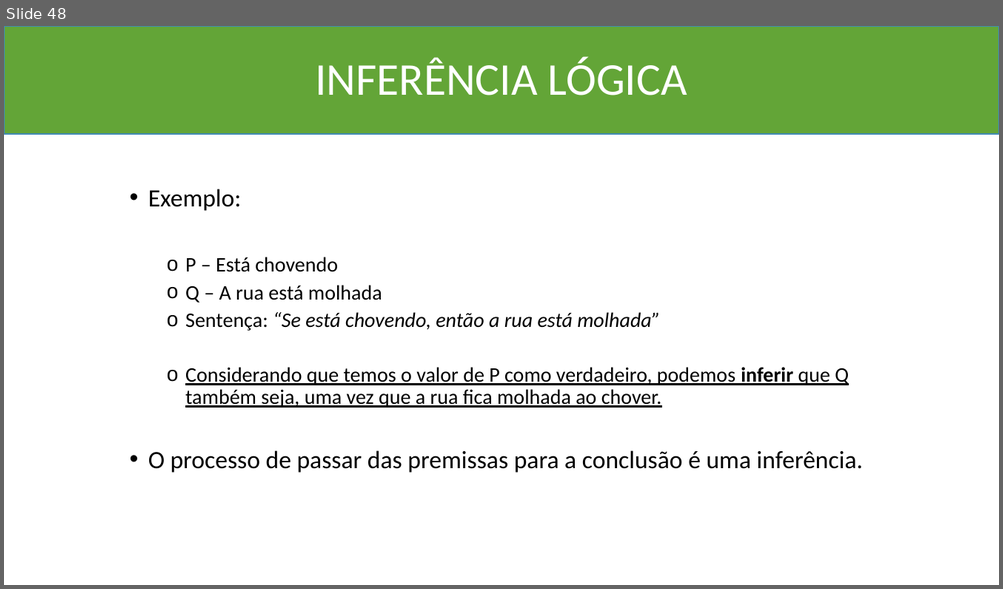
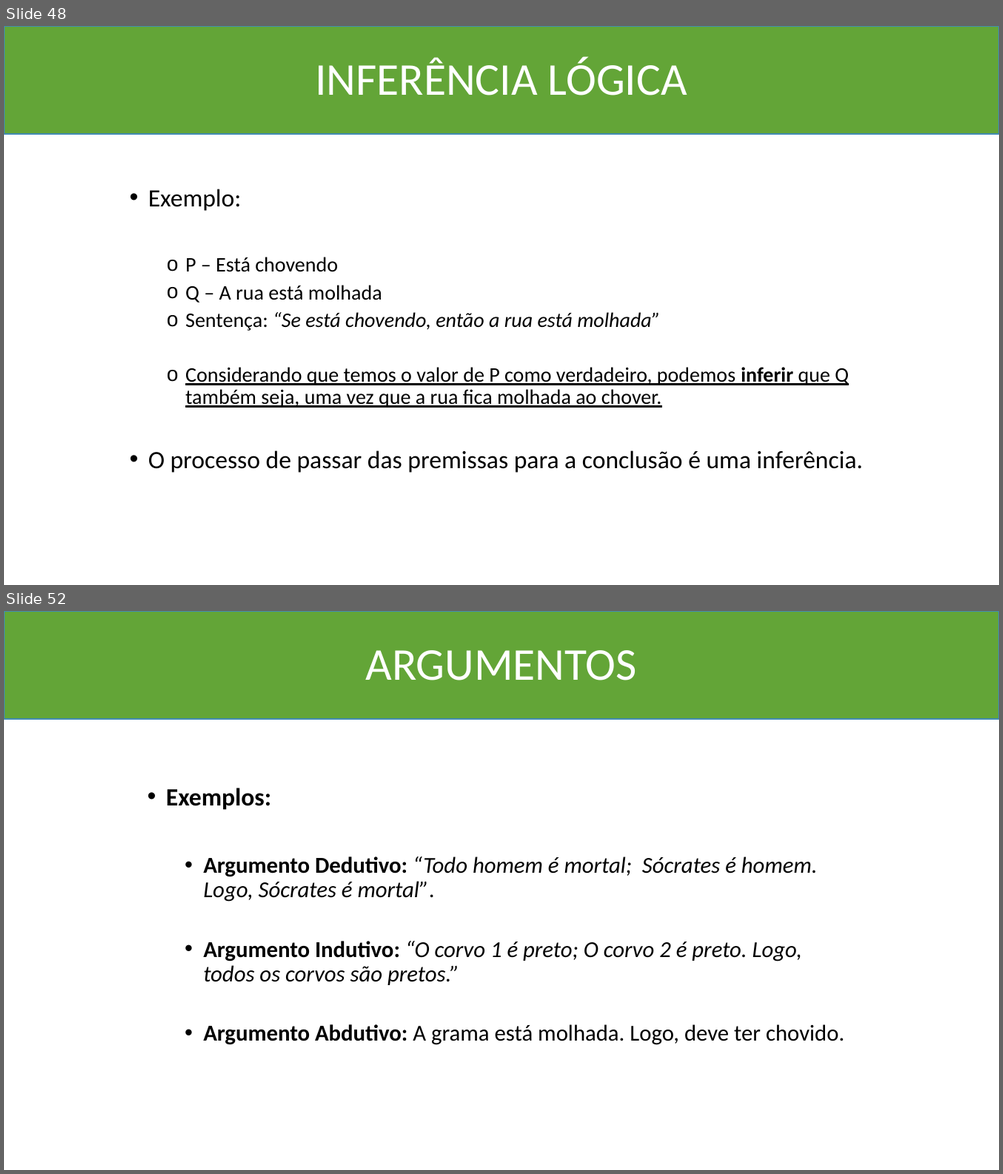
Before and after one commit to Marcio-Salmazo/Aulas, a slide deck: UNIUBE-MD/Teoria_MD.pptx. Shown one above the other, each under a label of ours: slide 48 before the commit, slides 48 and 52 after it; the slides between them are not shown. The pictures are 1003x589 and 1003x1174 pixels, drawn with LibreOffice and Linux fonts; fonts in the diff are those of the drawing. Boxes give left, top, right and bottom in pixels: in the first picture for what was removed or moved away, otherwise in the second. Text is boxed around its words. In the diff, an @@ line names an element or a change of style, - is before the commit and + after.

```diff
--- a/UNIUBE-MD/Teoria_MD.pptx
+++ b/UNIUBE-MD/Teoria_MD.pptx
@@ slide 52 added at <box>4,611,999,1170</box>, background #FFFFFF @@
@@ rectangle added at <box>4,611,999,719</box>, fill #63A537, outline #418AB3 1 pt @@
@@ title added at <box>365,650,637,681</box>, 44 pt, text #FFFFFF @@
+ARGUMENTOS
@@ text added at <box>166,788,844,1045</box>, 22 pt, text #000000, italic @@
+• Exemplos:
+  • Argumento Dedutivo: “Todo homem é mortal; Sócrates é homem. Logo, Sócrates é mortal”.
+  • Argumento Indutivo: “O corvo 1 é preto; O corvo 2 é preto. Logo, todos os corvos são pretos.”
+  • Argumento Abdutivo: A grama está molhada. Logo, deve ter chovido.
```
Also in this commit, not shown: 3 other slides added, 2 other files.
